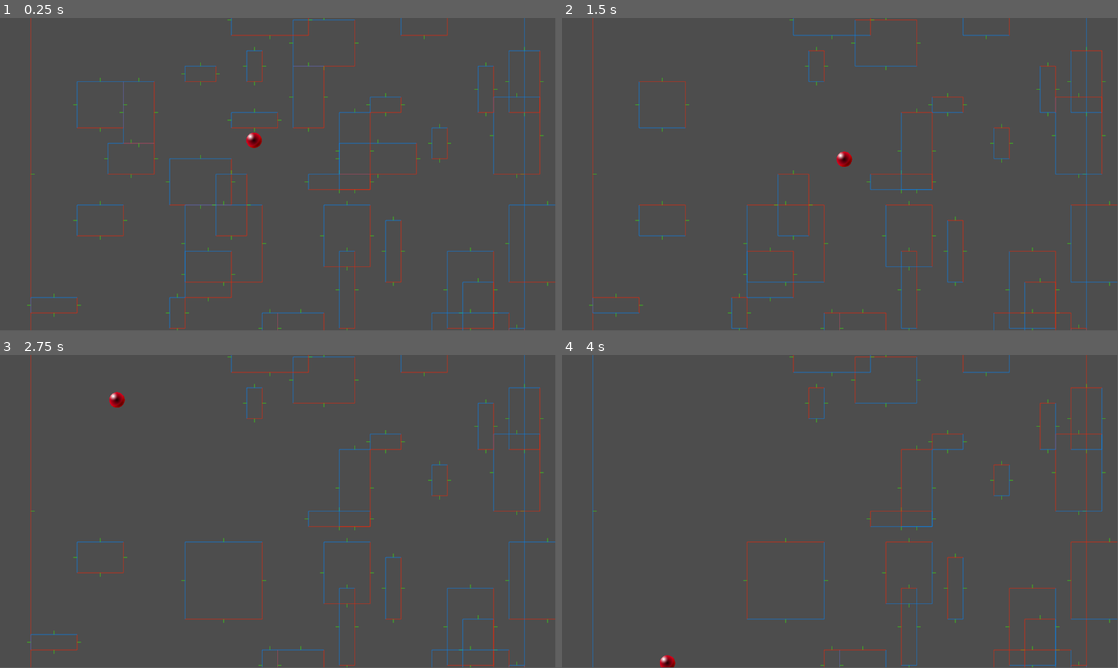
Above: before the commit, frames 1-4 (two rows, left to right).
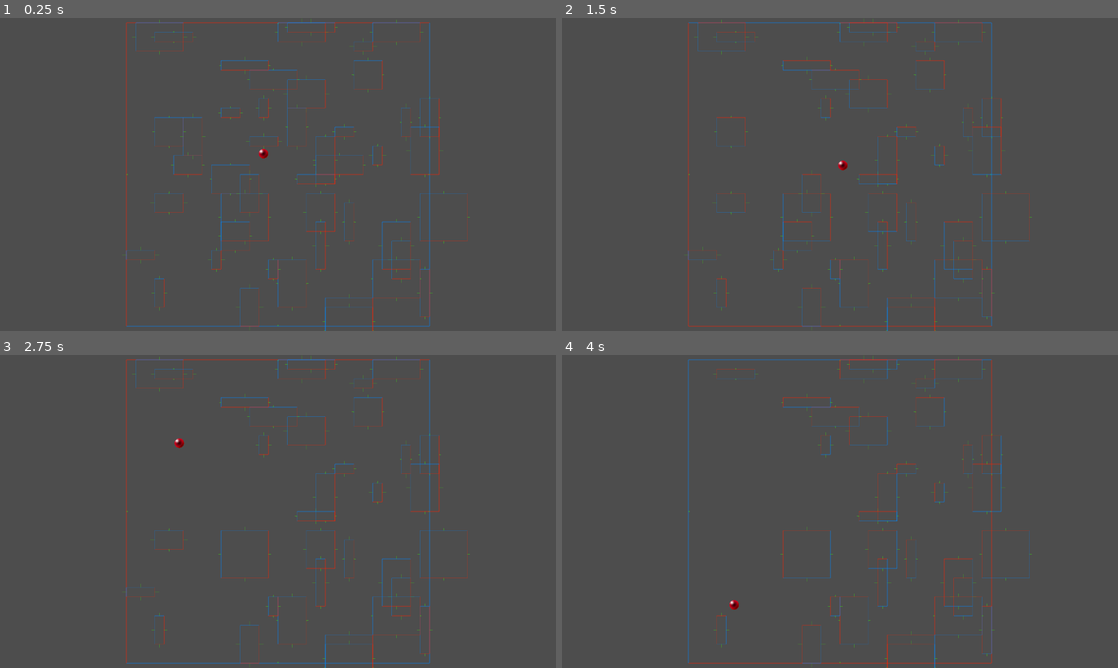
Above: after the commit, the same moments.

Repository: Tom3s/brick-breaker-reborn
Game: Godot game, scene res://2d_base_scene.tscn
Same seed, same stepped clock (60 frames per second), same inputs: the game is played once before the commit and once after it. The project has no main scene, so this scene is started directly.
Inputs:
- Up to frame 1 (0.25 s): no input
- Up to frame 2 (1.5 s): no input
- Up to frame 3 (2.75 s): no input
- Up to frame 4 (4 s): no input
The window is 799x449 before the commit and 800x450 after it. Grey fills any space a smaller window leaves; there, only what the larger window draws over its background counts as a difference.

The runs differ from the first frame. In frame 1, 6.7% of the frame differs, in the area x 4-100%, y 0-100%; in frame 2, 5.8%; in frame 3, 5.2%; in frame 4, 4.9%.

Commit message:
Added camera that adjusts to resolution
Added camera, that always shows the whole playfield, independent of aspect ratio and resolution

Diff:
--- a/2d_base_scene.tscn
+++ b/2d_base_scene.tscn
@@ -1,7 +1,8 @@
-[gd_scene load_steps=5 format=3 uid="uid://v6xjbr0o43p4"]
+[gd_scene load_steps=6 format=3 uid="uid://v6xjbr0o43p4"]
 
 [ext_resource type="Shader" uid="uid://bkfljmi5pdpqh" path="res://ball.tres" id="1_kamic"]
 [ext_resource type="Script" uid="uid://dcjw3yqlt8je" path="res://2DBaseScene.gd" id="1_oyw0x"]
+[ext_resource type="Script" uid="uid://dv3dkfk652ejt" path="res://IngameCamera.gd" id="3_oyw0x"]
 
 [sub_resource type="ShaderMaterial" id="ShaderMaterial_na87o"]
 shader = ExtResource("1_kamic")
@@ -18,6 +19,7 @@
 texture = SubResource("PlaceholderTexture2D_oyw0x")
 
 [node name="Camera2D" type="Camera2D" parent="."]
+script = ExtResource("3_oyw0x")
 
 [node name="Lines" type="Node2D" parent="."]
 unique_name_in_owner = true
--- /dev/null
+++ b/IngameCamera.gd
@@ -0,0 +1,17 @@
+extends Camera2D
+class_name IngameCamera
+
+# TODO: get this resolution from project settings
+# const BASE_CAM_RESOLUTION: Vector2 = Vector2(1280, 720)
+
+var padding: float = 32.0
+
+func _process(delta: float) -> void:
+	var current_resolution: Vector2 = DisplayServer.window_get_size()
+
+	# var min_square_size: Vector2 = Vector2(min(current_resolution.x, current_resolution.y), min(current_resolution.x, current_resolution.y))
+
+	if current_resolution.x < current_resolution.y:
+		zoom = Vector2.ONE * (current_resolution.x / (BreakableGrid.GRID_SIZE * BreakableGrid.CELL_SIZE + padding))
+	else:
+		zoom = Vector2.ONE * (current_resolution.y / (BreakableGrid.GRID_SIZE * BreakableGrid.CELL_SIZE + padding))
--- a/project.godot
+++ b/project.godot
@@ -18,6 +18,11 @@
 
 gdscript/warnings/untyped_declaration=2
 
+[display]
+
+window/size/viewport_width=1280
+window/size/viewport_height=720
+
 [rendering]
 
 renderer/rendering_method="mobile"
Not shown, added: IngameCamera.gd.uid
